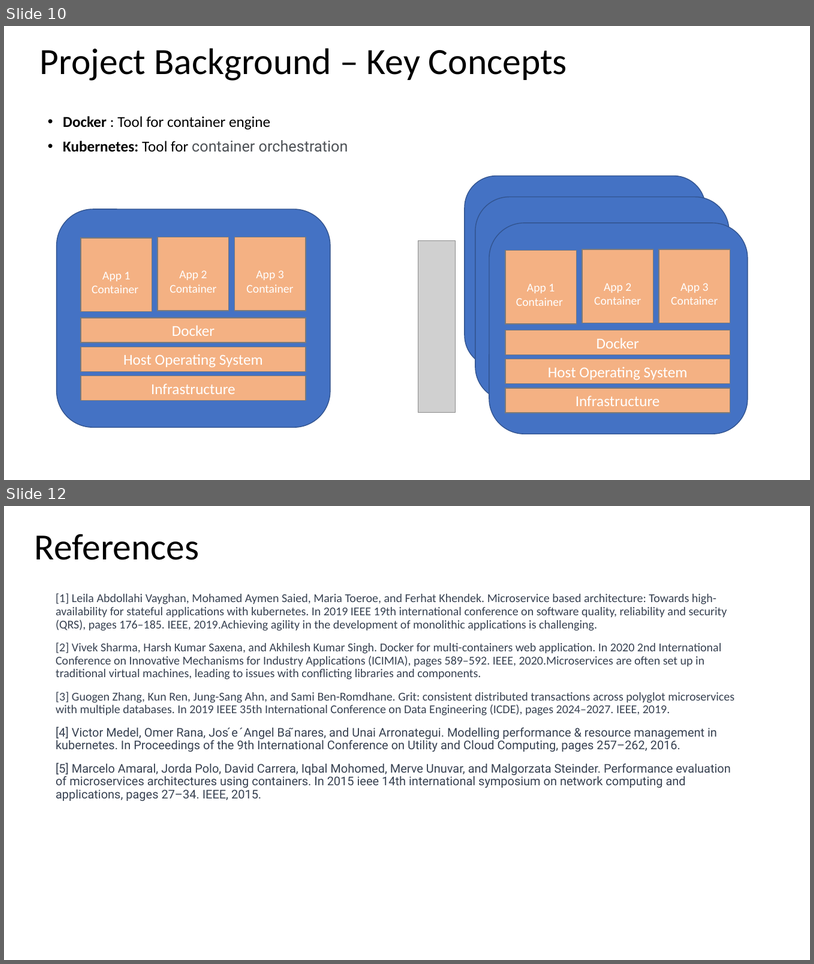
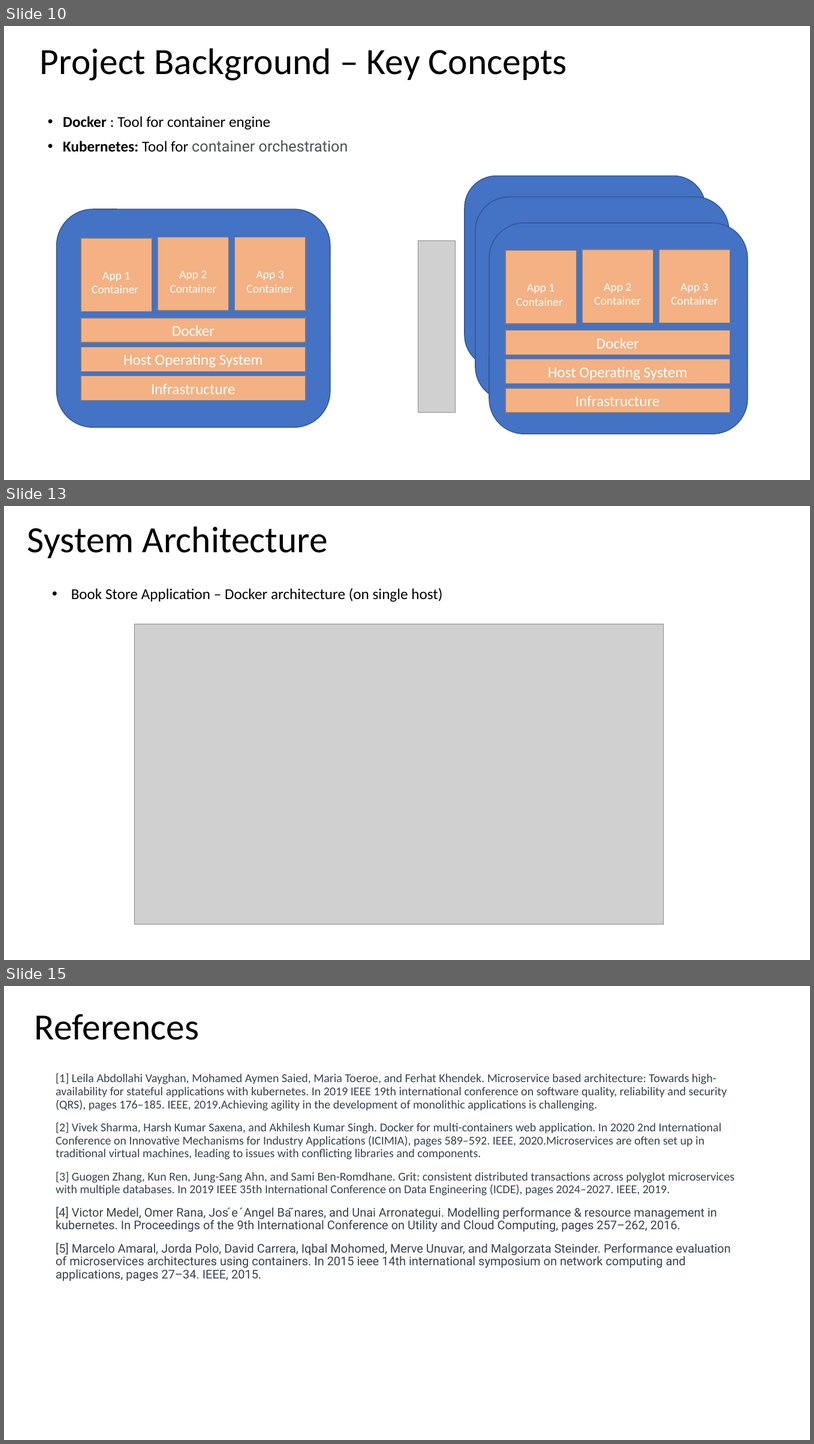
Before and after one commit to vyepuri/capstone-project-team5, a slide deck: Presentations/Presentation.pptx. Shown one above the other, each under a label of ours: slides 10 and 12 before the commit, slides 10, 13 and 15 after it; the slides between them are not shown. The pictures are 814x964 and 814x1444 pixels, drawn with LibreOffice and Linux fonts; fonts in the diff are those of the drawing; grey boxes stand for pictures. Boxes give left, top, right and bottom in pixels: in the first picture for what was removed or moved away, otherwise in the second. Text is boxed around its words. In the diff, an @@ line names an element or a change of style, - is before the commit and + after.

```diff
--- a/Presentations/Presentation.pptx
+++ b/Presentations/Presentation.pptx
@@ slide 13 added at [4, 506, 810, 960], background #FFFFFF @@
@@ text added at [27, 526, 328, 558], 44 pt, text #000000 @@
+System Architecture
@@ text added at [71, 588, 443, 602], 18 pt, text #000000 @@
+• Book Store Application – Docker architecture (on single host)
@@ picture added at [135, 624, 664, 924] @@
@@ what was slide 12 is now slide 15 @@
```
Also in this commit, not shown: 1 slide changed, 2 other slides added.
